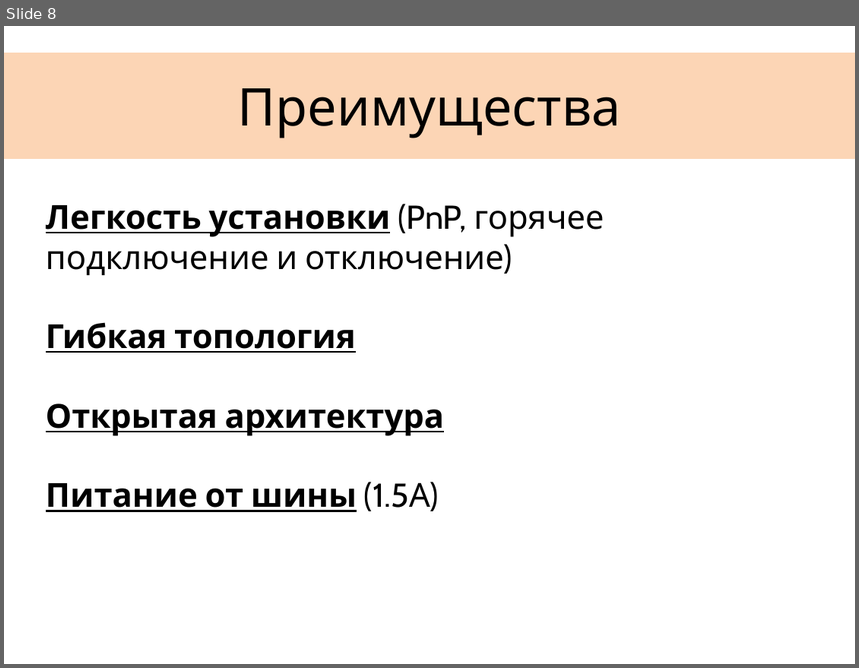
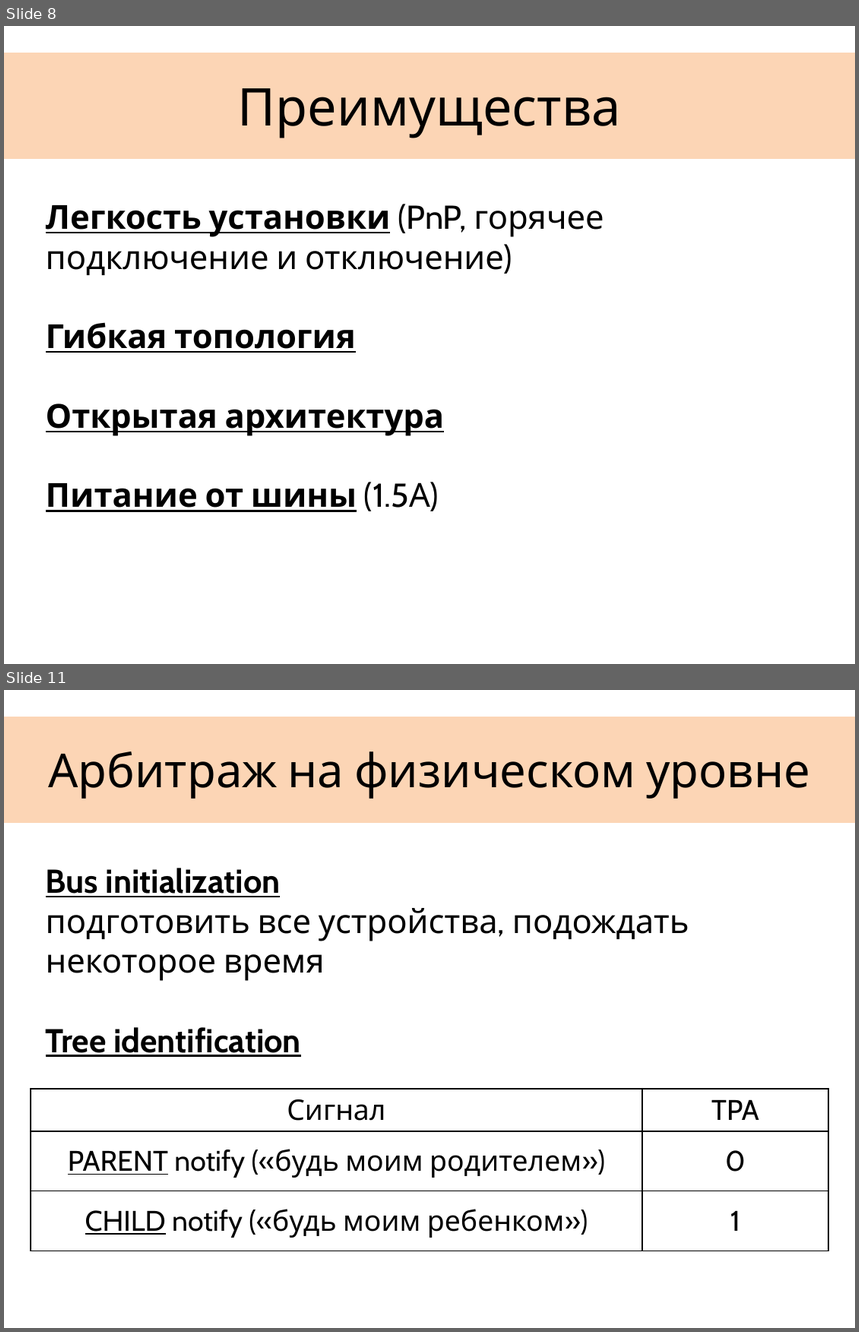
Before and after one commit to gosha92/FireWire, a slide deck: FireWire.pptx. Shown one above the other, each under a label of ours: slide 8 before the commit, slides 8 and 11 after it; the slides between them are not shown. The pictures are 859x668 and 859x1332 pixels, drawn with LibreOffice and Linux fonts; fonts in the diff are those of the drawing. Boxes give left, top, right and bottom in pixels: in the first picture for what was removed or moved away, otherwise in the second. Text is boxed around its words. In the diff, an @@ line names an element or a change of style, - is before the commit and + after.

```diff
--- a/FireWire.pptx
+++ b/FireWire.pptx
@@ slide 11 added at bbox=[4, 690, 855, 1328], background #FFFFFF; not listed: 1 template element that a slide beside it also shows @@
@@ title added at bbox=[48, 752, 810, 799], 39.6 pt, text #000000 @@
+Арбитраж на физическом уровне
@@ text added at bbox=[46, 868, 690, 1057], 28 pt, text #000000 @@
+Bus initialization
+подготовить все устройства, подождать некоторое время
+Tree identification
@@ table added at bbox=[31, 1089, 829, 1252], 3 rows, 2 columns @@
+Сигнал | TPA
+PARENT notify («будь моим родителем») | 0
+CHILD notify («будь моим ребенком») | 1
```
Also in this commit, not shown: 2 slides changed, 7 other slides added, 1 slide removed.
